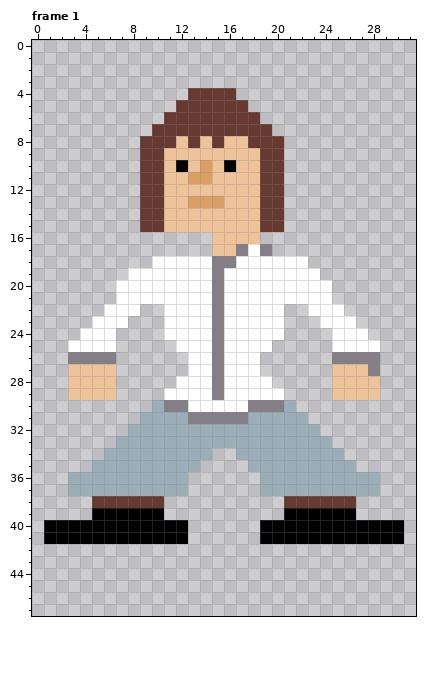
Pixel-art file -- assets/entities 32x48.aseprite. This is how it looked before the edit.
32x48 pixels, 9 frames. Shown: frame 1.
After the commit:
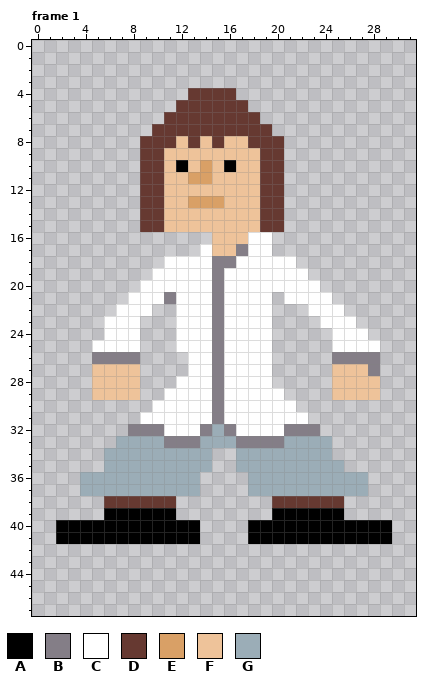
Palette (. is transparent): A #000000  B #847e87  C #ffffff  D #663931  E #d9a066  F #eec39a  G #9badb7
Diff:
Frame 1:
Colour A is added in row 39 at x 11 and 20; in rows 40 to 41 at x 13 and 18.
Colour B is added in row 26 at x 7 to 8.
Colour B replaces colour C in row 21 at x 11; in row 30 at x 15.
Colour B replaces colour G in row 32 at x 8 to 10, 14, 16 and 21 to 23; in row 33 at x 11 to 13 and 17 to 20.
Colour C is added in row 16 at x 19; in row 17 at x 14; in row 22 at x 9; in row 23 at x 8; in rows 24 to 25 at x 7 to 8; in rows 26 to 27 at x 19.
Colour C replaces colour B in row 17 at x 19; in row 30 at x 11 to 12 and 18 to 20; in row 31 at x 13 to 14 and 16 to 17.
Colour C replaces colour F in row 16 at x 18.
Colour C replaces colour G in row 30 at x 10 and 21; in row 31 at x 9 to 12 and 18 to 22; in row 32 at x 11 to 13 and 17 to 20.
Colour D is added in row 38 at x 11 and 20.
Colour F is added in rows 27 to 29 at x 7 to 8.
Colour G is added in row 35 at x 14 and 17; in rows 36 to 37 at x 13 and 18.
Colour A is gone in row 39 at x 5 and 26; in rows 40 to 41 at x 1 and 30.
Colour B is gone in row 26 at x 3 to 4.
Colour C is gone in row 18 at x 10 and 22; in row 19 at x 8 to 9 and 23; in row 20 at x 7 to 8 and 24; in row 21 at x 7 and 20; in row 22 at x 6, 11 and 20; in row 23 at x 5, 11 and 20.
Colour C is gone in row 24 at x 4 to 5, 11 and 20; in row 25 at x 3 to 4.
Colour D is gone in row 38 at x 5 and 26.
Colour F is gone in rows 27 to 29 at x 3 to 4.
Colour G is gone in row 34 at x 25; in row 35 at x 5 and 26; in rows 36 to 37 at x 3 and 28.
Pixel boxes of the changes (left, top, right, bottom) in both pictures:
changed: (44, 232, 404, 544)
